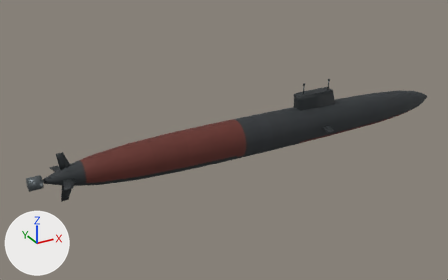
A saved change to the FBX model SilentDepth_Assets/Submarines/SSN/USA/Virginia/FBX/US_SSN_Virginia_LOD0.fbx.
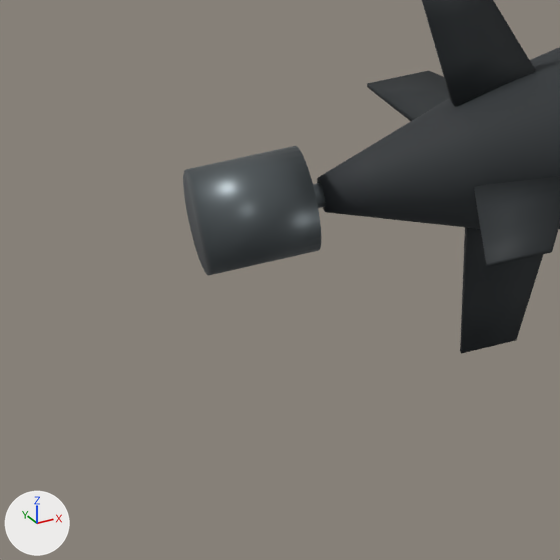
Each version appears first whole from a camera (50 mm lens) standing at (-81.3, -125.4, 63.1) and looking at (-10.8, 2.8, -1.0), and next in a close-up on the part from 1% to 17% of the width and 56% to 81% of the height. The lights are fixed; the arrows at lower left show +X, +Y and +Z. The first two pictures are the older version. Objects named as collision shapes, trigger or cutter boxes, shadow casters or lower levels of detail are left out. Vertices at exactly the same position are counted once.

Script lines for the objects in view, before the commit:
```python
me_hull_001 = bpy.data.meshes.new('Hull.001')
me_hull_001.from_pydata(...)  # 5120 vertices, 10092 faces; spans x -60.9..57.5, y -8.3..8.3, z -5.9..11.4
# faces by material slot: [8156, 272, 496, 248, 320, 600]
me_hull_001.materials.append(mat_sd_hull)  # picture img_t_us_ssn_virginia_hull_basecolor_png
me_hull_001.materials.append(mat_sd_panel)  # black #272c2f
me_hull_001.materials.append(mat_sd_metal)  # dark grey #61696c
me_hull_001.materials.append(mat_sd_array)  # dark grey #323638
me_hull_001.materials.append(mat_sd_bronze)  # brown #9e8156
me_hull_001.materials.append(mat_sd_recess)  # black #121618
ob_us_ssn_virginia_lod0 = bpy.data.objects.new('US_SSN_Virginia_LOD0', me_hull_001)
ob_us_ssn_virginia_lod0.location = (0.0, 0.0, 0.0)
```
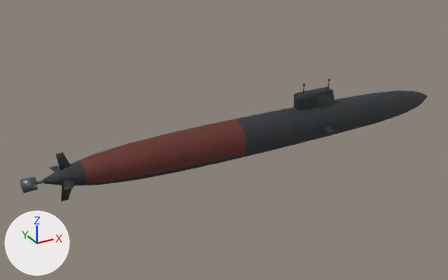
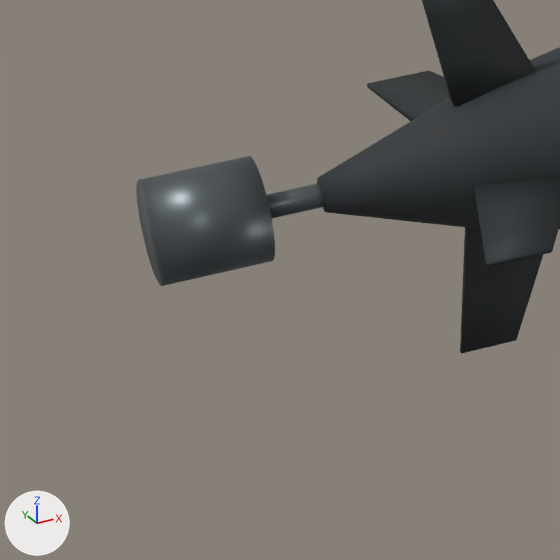
The change, as a list of edits to the scene's bpy script:
```text
Change me_hull_001:
    used by ob_us_ssn_virginia_lod0; location = (0.0, 0.0, 0.0)
    remove me_hull_001.from_pydata(...)  # 5120 vertices, 10092 faces; spans x -60.9..57.5, y -8.3..8.3, z -5.9..11.4
    add me_hull_001.from_pydata(...)  # 5120 vertices, 10092 faces; spans x -62.2..57.5, y -8.3..8.3, z -5.9..11.4
    me_hull_001 part 1: the loose piece of 64 vertices spanning x -60.9..-57.9, y -1.5..1.5, z -1.5..1.5 is moved by (-1.3, 0.0, 0.0)
    other edits to the shape of me_hull_001 do not show in these pictures
```

What differs and where, as boxes [x1, y1, x2, y2] in the close-ups (560 x 560 px; the box of a moved part takes in the faces that stretch with it):
'US_SSN_Virginia_LOD0', reshaped
    before: [183, 0, 560, 354]
    after: [136, 0, 560, 354]
part 1 of me_hull_001, moved or reshaped
    before: [183, 146, 321, 276]
    after: [136, 156, 275, 286]
